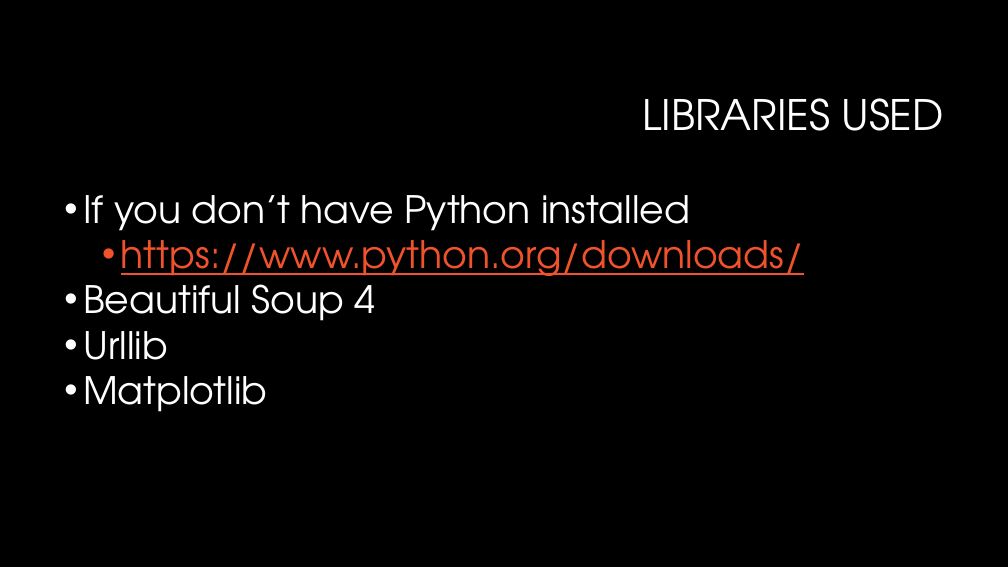
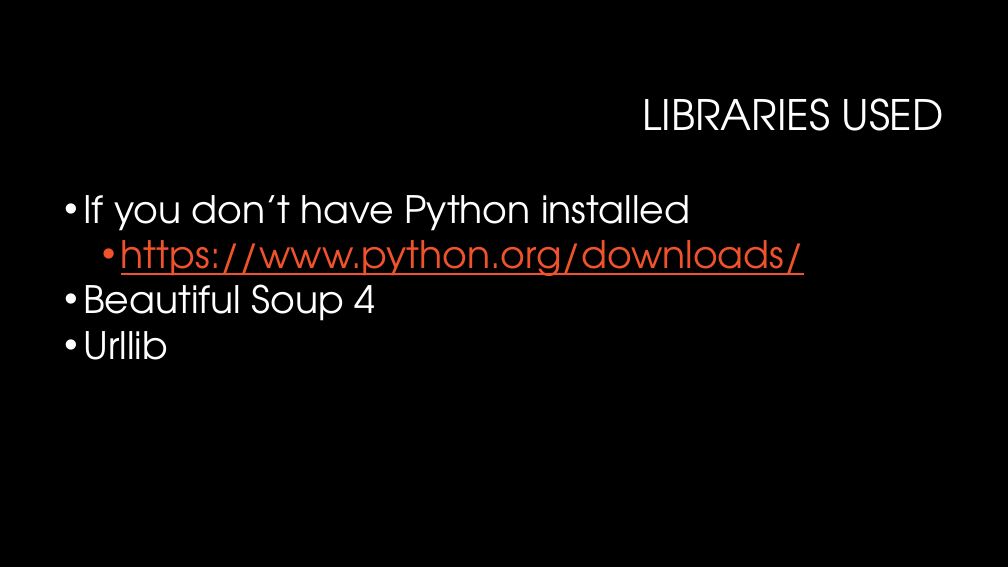
Before and after one commit to lawja/webscraping_ws, a slide deck: slide 4 of Webscraping.pptx. Drawn at 1008x567 pixels with LibreOffice and Linux fonts; fonts in the diff are those of the drawing; background and template pictures are left out. Boxes give left, top, right and bottom in pixels: in the first picture for what was removed or moved away, otherwise in the second. Text is boxed around its words. In the diff, an @@ line names an element or a change of style, - is before the commit and + after.

Commit message:
minor changes to the powerpoint

```diff
--- a/Webscraping.pptx
+++ b/Webscraping.pptx
@@ text at (83,376,267,412): paragraph removed @@
-• Matplotlib
```
Also in this commit, not shown: 2 slides added, 1 other file.
